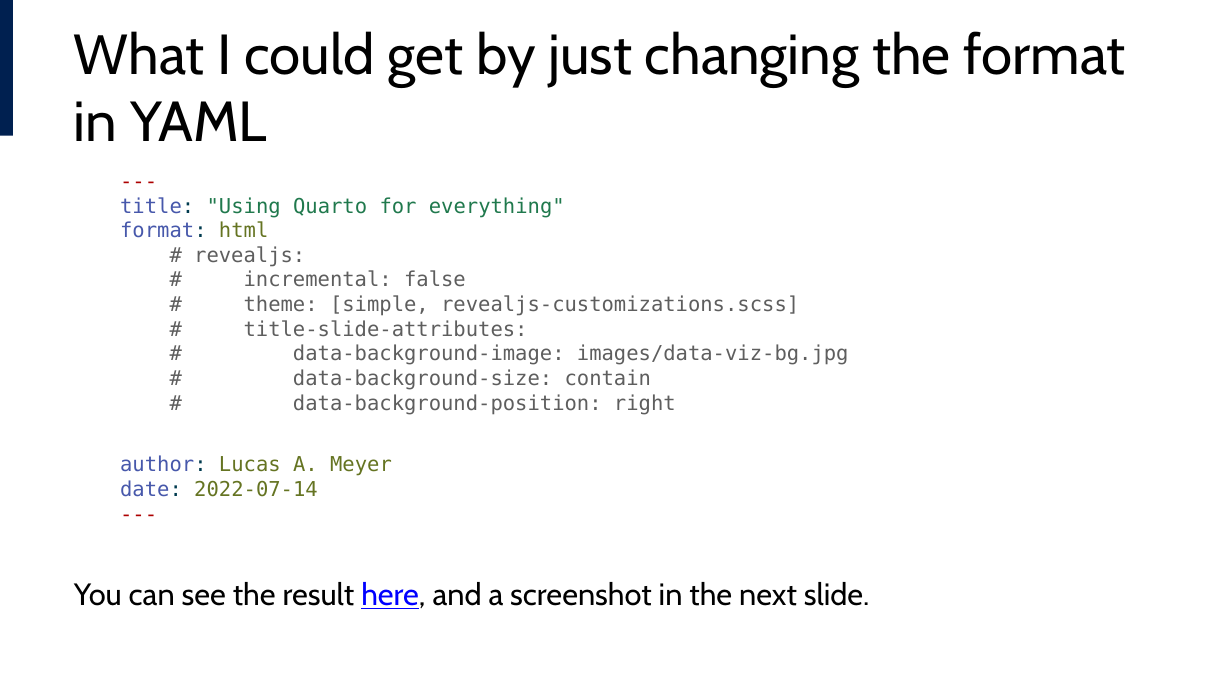
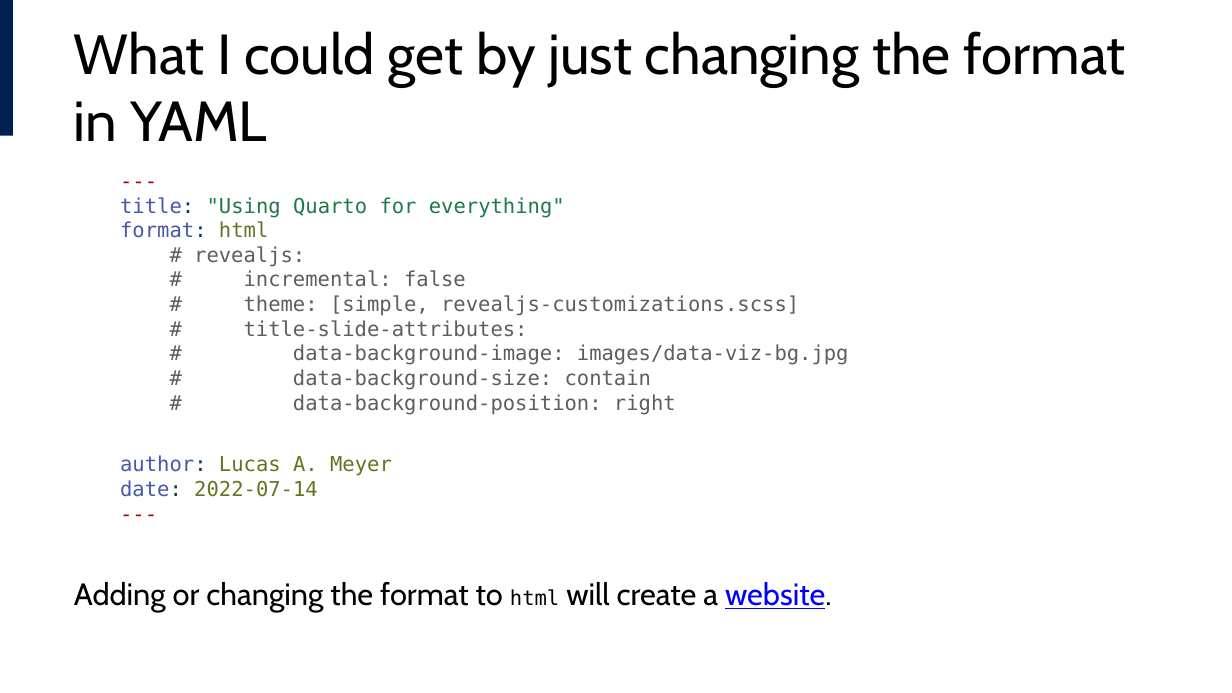
Before and after one commit to lucas-a-meyer/using-quarto, a slide deck: slide 27 of docs/presentation.pptx. Drawn at 1232x693 pixels with LibreOffice and Linux fonts; fonts in the diff are those of the drawing. Boxes give left, top, right and bottom in pixels: in the first picture for what was removed or moved away, otherwise in the second. Text is boxed around its words. In the diff, an @@ line names an element or a change of style, - is before the commit and + after.

```diff
--- a/docs/presentation.pptx
+++ b/docs/presentation.pptx
@@ text at (74, 582, 832, 611): text changed @@
-You can see the result here, and a screenshot in the next slide.
+Adding or changing the format to html will create a website.
```
Also in this commit, not shown: 2 other slides changed, 6 slides added, 2 slides removed, 18 other files.
